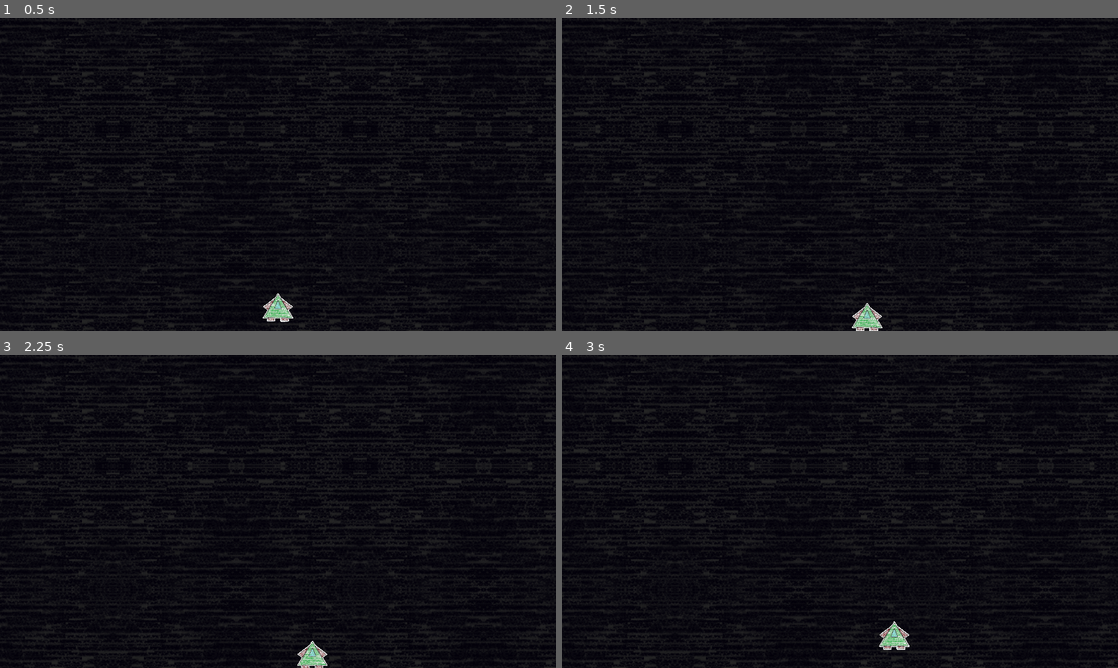
Above: before the commit, frames 1-4 (two rows, left to right).
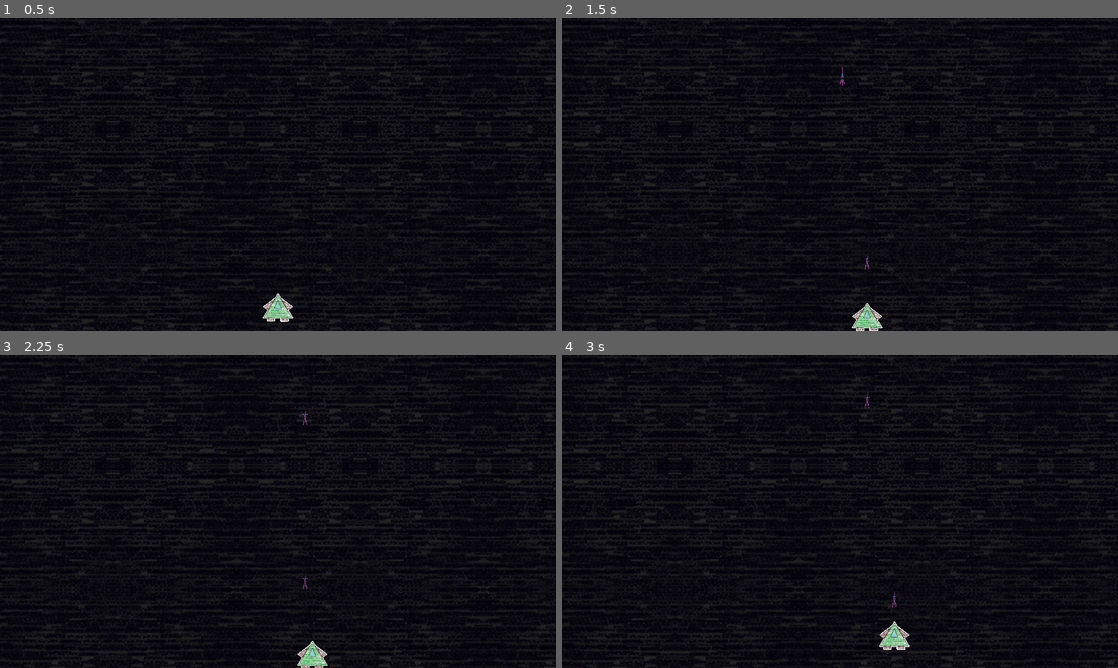
Above: after the commit, the same moments.

Repository: jeremyglebe/CrayonBlaster
Game: Godot game, scene res://scenes/level.tscn
The game is run twice, just before and just after one commit, with the same random seed, the same clock (stepped at 60 frames per second) and the same inputs. Sound files missing from this copy of the repository are replaced by a short silence.
Inputs:
- Up to frame 1 (0.5 s): no input
- Up to frame 2 (1.5 s): tap Enter at 0.5 s; hold D (strafe right) 0.53-1.28 s; tap Space (primary weapon, bound only after the commit) at 0.6, 1.35 s; hold S (reverse) from 1.28 s (still down)
- Up to frame 3 (2.25 s): tap Space (primary weapon, bound only after the commit) at 2, 2.1 s; release S (reverse) at 2.03 s; hold D (strafe right) from 2.03 s (still down)
- Up to frame 4 (3 s): release D (strafe right) at 2.78 s; hold W (forward) from 2.78 s (still down); tap Space (primary weapon, bound only after the commit) at 2.85 s

Frame 1 is identical in both runs. In frame 2, less than 0.1% of the frame differs, in the area x 50-56%, y 15-81%; in frame 3, less than 0.1%; in frame 4, less than 0.1%, in the area x 54-61%, y 12-81%.

Commit message:
shooting, collision, and game over

Diff:
--- a/project.godot
+++ b/project.godot
@@ -57,6 +57,18 @@
 , Object(InputEventJoypadMotion,"resource_local_to_scene":false,"resource_name":"","device":-1,"axis":2,"axis_value":1.0,"script":null)
 ]
 }
+"primary weapon"={
+"deadzone": 0.5,
+"events": [Object(InputEventKey,"resource_local_to_scene":false,"resource_name":"","device":-1,"window_id":0,"alt_pressed":false,"shift_pressed":false,"ctrl_pressed":false,"meta_pressed":false,"pressed":false,"keycode":0,"physical_keycode":32,"key_label":0,"unicode":32,"echo":false,"script":null)
+, Object(InputEventJoypadButton,"resource_local_to_scene":false,"resource_name":"","device":-1,"button_index":10,"pressure":0.0,"pressed":true,"script":null)
+]
+}
+"secondary weapon"={
+"deadzone": 0.5,
+"events": [Object(InputEventKey,"resource_local_to_scene":false,"resource_name":"","device":-1,"window_id":0,"alt_pressed":false,"shift_pressed":true,"ctrl_pressed":false,"meta_pressed":false,"pressed":false,"keycode":0,"physical_keycode":32,"key_label":0,"unicode":32,"echo":false,"script":null)
+, Object(InputEventJoypadButton,"resource_local_to_scene":false,"resource_name":"","device":-1,"button_index":9,"pressure":0.0,"pressed":true,"script":null)
+]
+}
 
 [layer_names]
 
--- a/scenes/level.gd
+++ b/scenes/level.gd
@@ -1,11 +1,16 @@
 extends Node2D
 
-# Viewport
 var _VIEWPORT_WIDTH: float
+var game_over := false
 
 # Meteors
 var meteor_scene: PackedScene = load("res://scenes/meteor.tscn")
 const _METEOR_SCALE := 0.25
+
+# Plasma Darts
+var plasma_dart_scene: PackedScene = load("res://scenes/plasma_dart.tscn")
+const _PLASMA_DART_SCALE := 0.15
+
 
 # Called when the node enters the scene tree for the first time.
 func _ready():
@@ -20,6 +25,34 @@
 func _on_meteor_spawn_timer_timeout():
 	spawn_random_meteor()
 
+
+func _on_player_primary_weapon(weapon_position: Vector2, vec_weapon_direction: Vector2):
+	# Create a new plasma dart
+	var new_plasma_dart := plasma_dart_scene.instantiate() as PlasmaDartNode
+	# Configure visual properties
+	new_plasma_dart.scale = Vector2(_PLASMA_DART_SCALE, _PLASMA_DART_SCALE)
+	# Configure position
+	new_plasma_dart.position = weapon_position
+	# Configure direction
+	new_plasma_dart.rad_facing_direction = vec_weapon_direction.angle()
+	# Add the plasma dart to the scene
+	$PlasmaDarts.add_child(new_plasma_dart)
+
+
+func _on_player_game_over(player: PlayerNode):
+	game_over = true
+	play_sound(player.sound_explode)
+
+
+func _on_meteor_destroyed(meteor: MeteorNode):
+	play_sound(meteor.sound_explode)
+
+
+func _on_audio_stream_player_finished():
+	if game_over:
+		get_tree().reload_current_scene()
+
+
 func spawn_random_meteor():
 	# Create a new meteor
 	var new_meteor := meteor_scene.instantiate() as MeteorNode
@@ -27,5 +60,13 @@
 	new_meteor.scale = Vector2(_METEOR_SCALE, _METEOR_SCALE)
 	# Configure random position
 	new_meteor.set_random_position(0, _VIEWPORT_WIDTH, -200, 0)
+	# Callback for meteor.destroyed signal
+	new_meteor.connect("destroyed", _on_meteor_destroyed)
 	# Add the meteor to the scene
 	$Meteors.add_child(new_meteor)
+
+
+func play_sound(sound):
+	# if !$AudioStreamPlayer.playing:
+		$AudioStreamPlayer.stream = sound
+		$AudioStreamPlayer.play()
--- a/scenes/level.tscn
+++ b/scenes/level.tscn
@@ -13,6 +13,8 @@
 
 [node name="Level" type="Node2D"]
 script = ExtResource("1_itwfw")
+
+[node name="AudioStreamPlayer" type="AudioStreamPlayer" parent="."]
 
 [node name="Borders" type="Node2D" parent="."]
 
@@ -66,4 +68,9 @@
 
 [node name="Meteors" type="Node2D" parent="."]
 
+[node name="PlasmaDarts" type="Node2D" parent="."]
+
+[connection signal="finished" from="AudioStreamPlayer" to="." method="_on_audio_stream_player_finished"]
+[connection signal="game_over" from="Player" to="." method="_on_player_game_over"]
+[connection signal="primary_weapon" from="Player" to="." method="_on_player_primary_weapon"]
 [connection signal="timeout" from="MeteorSpawnTimer" to="." method="_on_meteor_spawn_timer_timeout"]
--- a/scenes/meteor.gd
+++ b/scenes/meteor.gd
@@ -1,12 +1,16 @@
 extends Area2D
 class_name MeteorNode
 
+var sound_explode := load("res://audio/fx/explode.mp3")
+
 enum MeteorSpinDirection {
-	CLOCKWISE,
-	COUNTERCLOCKWISE,
-	RANDOM,
-	NONE,
+	NONE = 0,
+	COUNTERCLOCKWISE = -1,
+	CLOCKWISE = 1,
+	RANDOM = 2,
 }
+
+signal destroyed(meteor)
 
 @export var randomize_image := true
 const IMAGE_INDEX_MIN := 1
@@ -19,26 +23,31 @@
 @export var max_random_speed := 150.0
 
 @export_group("Direction")
-@export var direction := PI / 2
+@export var rad_direction := PI / 2
 @export var randomize_direction := true
-@export var min_random_direction := PI / 4
-@export var max_random_direction := 3 * PI / 4
-var direction_vector: Vector2
+@export var rad_min_random_direction := PI / 4
+@export var rad_max_random_direction := 3 * PI / 4
+var vec_direction: Vector2:
+	get:
+		return Vector2(
+			cos(rad_direction),
+			sin(rad_direction)
+		)
 
 @export_group("Spin")
-@export var spin_direction := MeteorSpinDirection.RANDOM
+@export var enum_spin_direction := MeteorSpinDirection.RANDOM
 @export var spin := 0.0
 @export var randomize_spin := true
 @export var min_random_spin := 0.5
 @export var max_random_spin := 2.0
+
 
 # Called when the node enters the scene tree for the first time.
 func _ready():
 	if randomize_image:
 		$Sprite2D.texture = load("res://images/Cutout_Meteor" + str(randi_range(IMAGE_INDEX_MIN, IMAGE_INDEX_MAX)) + ".png")
 	if randomize_direction:
-		direction = randf_range(min_random_direction, max_random_direction)
-	direction_vector = Vector2(cos(direction), sin(direction))
+		rad_direction = randf_range(rad_min_random_direction, rad_max_random_direction)
 
 
 # Called every frame. 'delta' is the elapsed time since the previous frame.
@@ -56,33 +65,43 @@
 	# Check if meteor is out of bounds, and delete if so
 	check_delete()
 
+
 func _on_body_entered(body):
-	print("Meteor collided with", body)
+	print("Meteor collided with ", body)
+	destroyed.emit(self)
+	body.queue_free()
+	queue_free()
+
+
+func _on_area_entered(area):
+	print("Meteor collided with", area)
+	destroyed.emit(self)
+	area.queue_free()
+	queue_free()
 
 
 func check_delete():
 	var sprite_height: float = $Sprite2D.get_rect().size.y * scale.y
 	if position.y > get_viewport_rect().size.y + sprite_height:
 		queue_free()
+		return
 	if position.x < 0 - sprite_height:
 		queue_free()
+		return
 	if position.x > get_viewport_rect().size.x + sprite_height:
 		queue_free()
+		return
+
 
 func do_move(delta: float):
-	position += direction_vector * speed * delta
+	position += vec_direction * speed * delta
+
 
 func do_spin(delta: float):
-	match spin_direction:
-		MeteorSpinDirection.CLOCKWISE:
-			rotate(spin * delta)
-		MeteorSpinDirection.COUNTERCLOCKWISE:
-			rotate(-spin * delta)
-		MeteorSpinDirection.RANDOM:
-			set_random_spin_direction()
-			rotate(spin * delta)
-		MeteorSpinDirection.NONE:
-			pass
+	if enum_spin_direction == MeteorSpinDirection.RANDOM:
+		set_random_spin_direction()
+	rotate(spin * delta * enum_spin_direction)
+
 
 func set_random_position(min_x: float, max_x: float, min_y: float, max_y: float):
 	# Bounds are adjusted by the size of the meteor
@@ -92,5 +111,6 @@
 	position.x = randf_range(min_x + w, max_x - w)
 	position.y = randf_range(min_y + h, max_y - h)
 
+
 func set_random_spin_direction():
-	spin_direction = MeteorSpinDirection.CLOCKWISE if randi() % 2 == 0 else MeteorSpinDirection.COUNTERCLOCKWISE
+	enum_spin_direction = MeteorSpinDirection.CLOCKWISE if randi() % 2 == 0 else MeteorSpinDirection.COUNTERCLOCKWISE
--- a/scenes/meteor.tscn
+++ b/scenes/meteor.tscn
@@ -8,6 +8,7 @@
 
 [node name="Meteor" type="Area2D"]
 collision_layer = 2
+collision_mask = 9
 script = ExtResource("1_xtmvn")
 
 [node name="Sprite2D" type="Sprite2D" parent="."]
@@ -16,4 +17,5 @@
 [node name="CollisionShape2D" type="CollisionShape2D" parent="."]
 shape = SubResource("CircleShape2D_nj527")
 
+[connection signal="area_entered" from="." to="." method="_on_area_entered"]
 [connection signal="body_entered" from="." to="." method="_on_body_entered"]
--- /dev/null
+++ b/scenes/plasma_dart.gd
@@ -0,0 +1,38 @@
+extends Area2D
+class_name PlasmaDartNode
+
+@export var speed := 500.0
+@export var rad_facing_direction := 0.0
+var vec_facing_direction: Vector2:
+	get:
+		return Vector2(
+			cos(rad_facing_direction),
+			sin(rad_facing_direction)
+		)
+
+# Called when the node enters the scene tree for the first time.
+func _ready():
+	rotation = rad_facing_direction
+
+
+# Called every frame. 'delta' is the elapsed time since the previous frame.
+func _process(delta):
+	rotation = rad_facing_direction
+	position += vec_facing_direction * speed * delta
+
+
+func check_delete():
+	var sprite_height: float = $Sprite2D.get_rect().size.y * scale.y
+	var sprite_width: float = $Sprite2D.get_rect().size.x * scale.x
+	if position.y < 0 - sprite_height:
+		queue_free()
+		return
+	if position.y > get_viewport_rect().size.y + sprite_height:
+		queue_free()
+		return
+	if position.x < 0 - sprite_width:
+		queue_free()
+		return
+	if position.x > get_viewport_rect().size.x + sprite_width:
+		queue_free()
+		return
--- a/scenes/plasma_dart.tscn
+++ b/scenes/plasma_dart.tscn
@@ -1,14 +1,20 @@
-[gd_scene load_steps=3 format=3 uid="uid://dp3yrwg8we2in"]
+[gd_scene load_steps=4 format=3 uid="uid://dp3yrwg8we2in"]
 
+[ext_resource type="Script" path="res://scenes/plasma_dart.gd" id="1_6dhim"]
 [ext_resource type="Texture2D" uid="uid://6piiax4tuk5i" path="res://images/Crayon_PlasmaDart.png" id="1_jy4r3"]
 
 [sub_resource type="RectangleShape2D" id="RectangleShape2D_8gkof"]
 size = Vector2(248, 26)
 
 [node name="PlasmaDart" type="Area2D"]
+collision_layer = 8
+collision_mask = 2
+script = ExtResource("1_6dhim")
 
 [node name="Sprite2D" type="Sprite2D" parent="."]
 texture = ExtResource("1_jy4r3")
+offset = Vector2(100, 0)
 
 [node name="CollisionShape2D" type="CollisionShape2D" parent="."]
+position = Vector2(100, 0)
 shape = SubResource("RectangleShape2D_8gkof")
--- a/scenes/player.gd
+++ b/scenes/player.gd
@@ -1,13 +1,36 @@
 extends CharacterBody2D
+class_name PlayerNode
+
+var sound_explode := load("res://audio/fx/long_explode.mp3")
+var sound_shot := load("res://audio/fx/shot.mp3")
+
+signal game_over(player)
+signal primary_weapon(weapon_position: Vector2, vec_weapon_direction: Vector2)
 
 # Direction as radians, right is 0, increases clockwise
-@export var facing_direction := 3 * PI / 2
+@export var rad_facing_direction := 3 * PI / 2
 # Speed of controls for the ship
 @export var forward_speed := 200.0 # pixels
 @export var reverse_speed := 100.0 # pixels
 @export var turn_speed := PI # radians
 @export var strafe_speed := 75.0 # pixels
 
+var primary_weapon_ready := true
+
+var vec_facing_direction: Vector2:
+	get:
+		return Vector2(
+			cos(rad_facing_direction),
+			sin(rad_facing_direction)
+		)
+
+var vec_righthand_direction: Vector2:
+	get:
+		var rad_righthand_direction := rad_facing_direction + PI / 2
+		return Vector2(
+			cos(rad_righthand_direction),
+			sin(rad_righthand_direction)
+		)
 
 # Called when the node enters the scene tree for the first time.
 func _ready():
@@ -17,11 +40,19 @@
 # Called every frame. 'delta' is the elapsed time since the previous frame.
 func _process(delta):
 	# Ship image matches the facing direction
-	rotation = facing_direction
+	rotation = rad_facing_direction
 	# Sets the direction and velocity from active controls
 	control_step(delta)
 	# Move the ship (w physics!)
 	move_and_slide()
+
+
+func _on_primary_refresh_timer_timeout():
+	primary_weapon_ready = true
+
+
+func _on_tree_exiting():
+	game_over.emit(self)
 
 
 func control_step(delta: float):
@@ -29,31 +60,35 @@
 	velocity = Vector2()
 	# Forward
 	if Input.is_action_pressed("forward"):
-		velocity += get_facing_vector() * forward_speed * Input.get_action_strength("forward")
+		velocity += vec_facing_direction * forward_speed * Input.get_action_strength("forward")
 	# Reverse
 	if Input.is_action_pressed("reverse"):
-		velocity -= get_facing_vector() * reverse_speed * Input.get_action_strength("reverse")
+		velocity -= vec_facing_direction * reverse_speed * Input.get_action_strength("reverse")
 	# Turning
 	if Input.is_action_pressed("turn left"):
-		facing_direction -= turn_speed * delta * Input.get_action_strength("turn left")
+		rad_facing_direction -= turn_speed * delta * Input.get_action_strength("turn left")
 	if Input.is_action_pressed("turn right"):
-		facing_direction += turn_speed * delta * Input.get_action_strength("turn right")
+		rad_facing_direction += turn_speed * delta * Input.get_action_strength("turn right")
 	# Strafing
 	if Input.is_action_pressed("strafe left"):
-		velocity -= get_right_vector() * strafe_speed * Input.get_action_strength("strafe left")
+		velocity -= vec_righthand_direction * strafe_speed * Input.get_action_strength("strafe left")
 	if Input.is_action_pressed("strafe right"):
-		velocity += get_right_vector() * strafe_speed * Input.get_action_strength("strafe right")
+		velocity += vec_righthand_direction * strafe_speed * Input.get_action_strength("strafe right")
+	# Shooting
+	if Input.is_action_just_pressed("primary weapon"):
+		emit_primary_weapon()
 
 
-func get_facing_vector() -> Vector2:
-	return Vector2(
-		cos(facing_direction),
-		sin(facing_direction)
-	)
+func emit_primary_weapon():
+	if primary_weapon_ready:
+		var vec_weapon_direction = vec_facing_direction
+		primary_weapon.emit($WeaponStartMarker.global_position, vec_weapon_direction)
+		play_sound(sound_shot)
+		primary_weapon_ready = false
+		$PrimaryRefreshTimer.start()
 
-func get_right_vector() -> Vector2:
-	var right_angle := facing_direction + PI / 2
-	return Vector2(
-		cos(right_angle),
-		sin(right_angle)
-	)
+
+func play_sound(sound):
+	if !$AudioStreamPlayer.playing:
+		$AudioStreamPlayer.stream = sound
+		$AudioStreamPlayer.play()
--- a/scenes/player.tscn
+++ b/scenes/player.tscn
@@ -12,3 +12,15 @@
 
 [node name="CollisionPolygon2D" type="CollisionPolygon2D" parent="."]
 polygon = PackedVector2Array(107, 0, 76, 18, 6, 110, -15, 74, -80, 114, -81, 80, -104, 80, -105, 31, -81, 31, -81, -34, -104, -34, -105, -82, -79, -82, -79, -113, -17, -76, 7, -111, 77, -18)
+
+[node name="PrimaryRefreshTimer" type="Timer" parent="."]
+wait_time = 0.5
+one_shot = true
+
+[node name="WeaponStartMarker" type="Marker2D" parent="."]
+position = Vector2(121, 0)
+
+[node name="AudioStreamPlayer" type="AudioStreamPlayer" parent="."]
+
+[connection signal="tree_exiting" from="." to="." method="_on_tree_exiting"]
+[connection signal="timeout" from="PrimaryRefreshTimer" to="." method="_on_primary_refresh_timer_timeout"]
Not shown, added: audio/fx/explode.mp3.import
Not shown, added: audio/fx/long_explode.mp3.import
Not shown, added: audio/fx/shot.mp3.import
Not shown, added: audio/fx/explode.aup3
Not shown, added: audio/fx/explode.mp3
Not shown, added: audio/fx/long_explode.aup3
Not shown, added: audio/fx/long_explode.mp3
Not shown, added: audio/fx/shot.aup3
Not shown, added: audio/fx/shot.aup3-shm
Not shown, added: audio/fx/shot.aup3-wal
Not shown, added: audio/fx/shot.mp3
